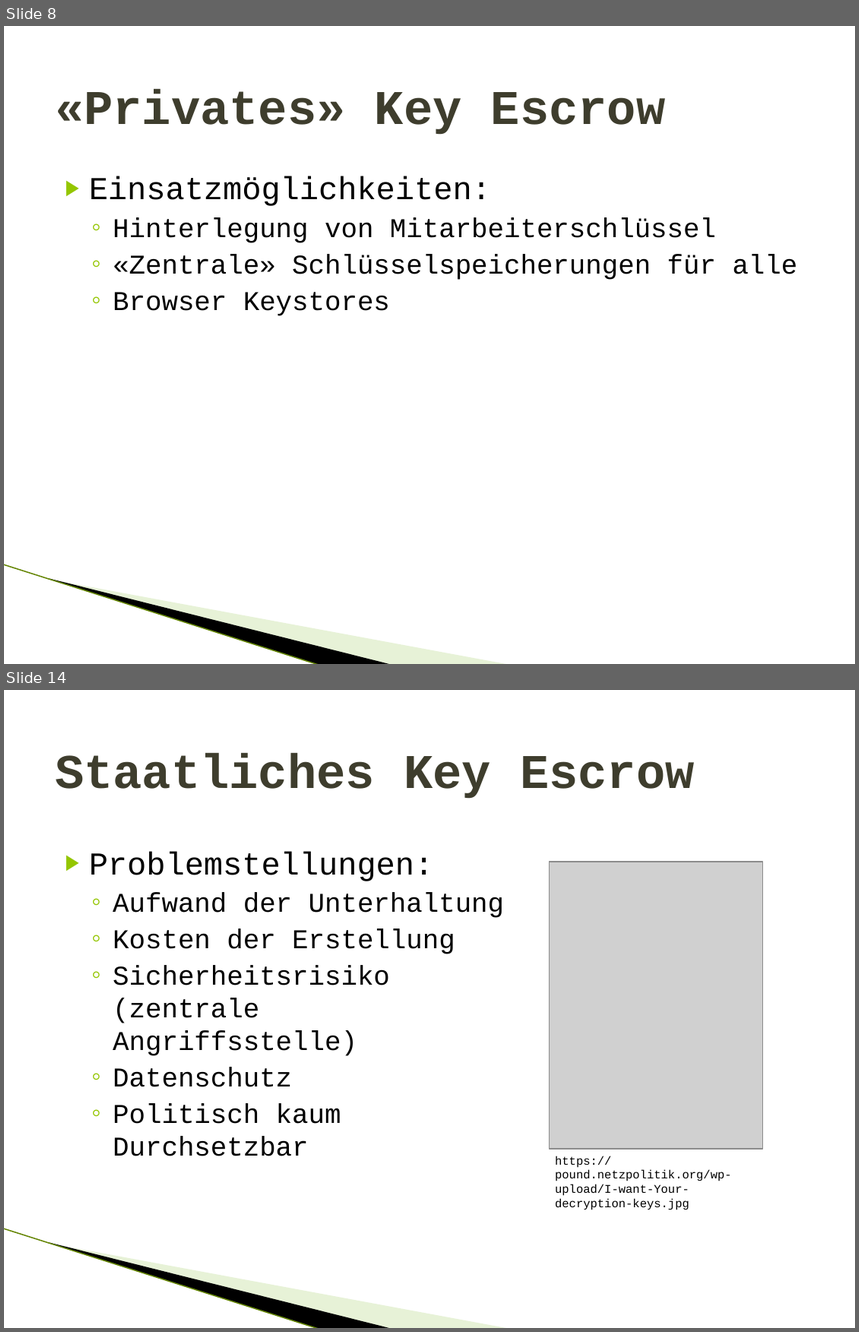
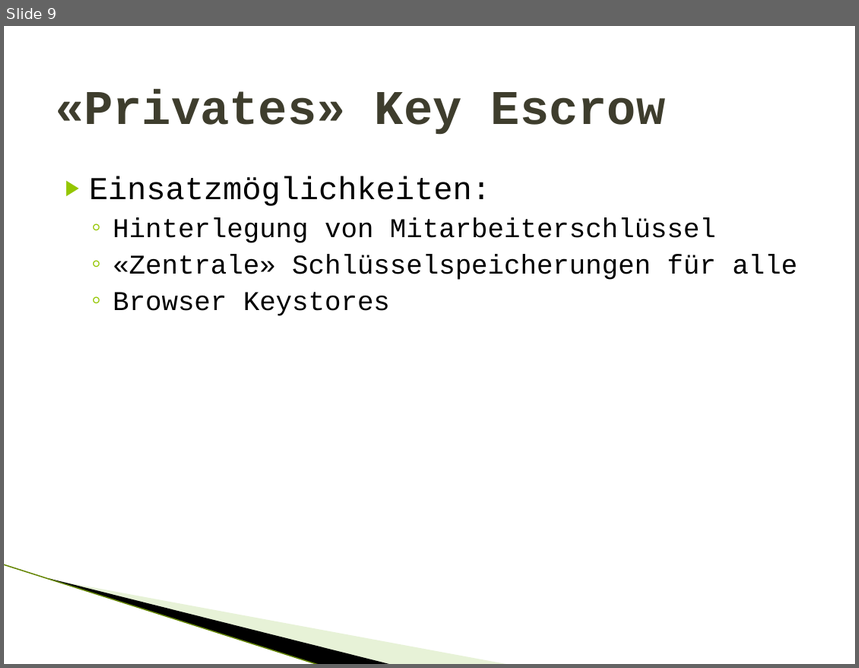
Before and after one commit to gnomengineer/Termpaper_KeyEscrow, a slide deck: presentation/Key Escrow.pptx. Shown one above the other, each under a label of ours: slides 8 and 14 before the commit, slide 9 after it; the slides between them are not shown. The pictures are 859x1332 and 859x668 pixels, drawn with LibreOffice and Linux fonts; fonts in the diff are those of the drawing; grey boxes stand for pictures; background and template pictures are left out. Boxes give left, top, right and bottom in pixels: in the first picture for what was removed or moved away, otherwise in the second. Text is boxed around its words. In the diff, an @@ line names an element or a change of style, - is before the commit and + after.

```diff
--- a/presentation/Key Escrow.pptx
+++ b/presentation/Key Escrow.pptx
@@ slide 14 removed at bbox=[4, 690, 855, 1328], background #FFFFFF; not listed: 3 template elements that a slide beside it also shows @@
@@ title removed at bbox=[55, 753, 695, 799] @@
-Staatliches Key Escrow
@@ text removed at bbox=[89, 852, 504, 1157] @@
-▶ Problemstellungen:
-  ◦ Aufwand der Unterhaltung
-  ◦ Kosten der Erstellung
-  ◦ Sicherheitsrisiko (zentrale Angriffsstelle)
-  ◦ Datenschutz
-  ◦ Politisch kaum Durchsetzbar
@@ picture removed at bbox=[550, 862, 763, 1150] @@
@@ text removed at bbox=[555, 1156, 732, 1211] @@
-https://pound.netzpolitik.org/wp-upload/I-want-Your-decryption-keys.jpg
@@ what was slide 8 is now slide 9 @@
```
Also in this commit, not shown: 2 slides added, 5 other slides removed.
